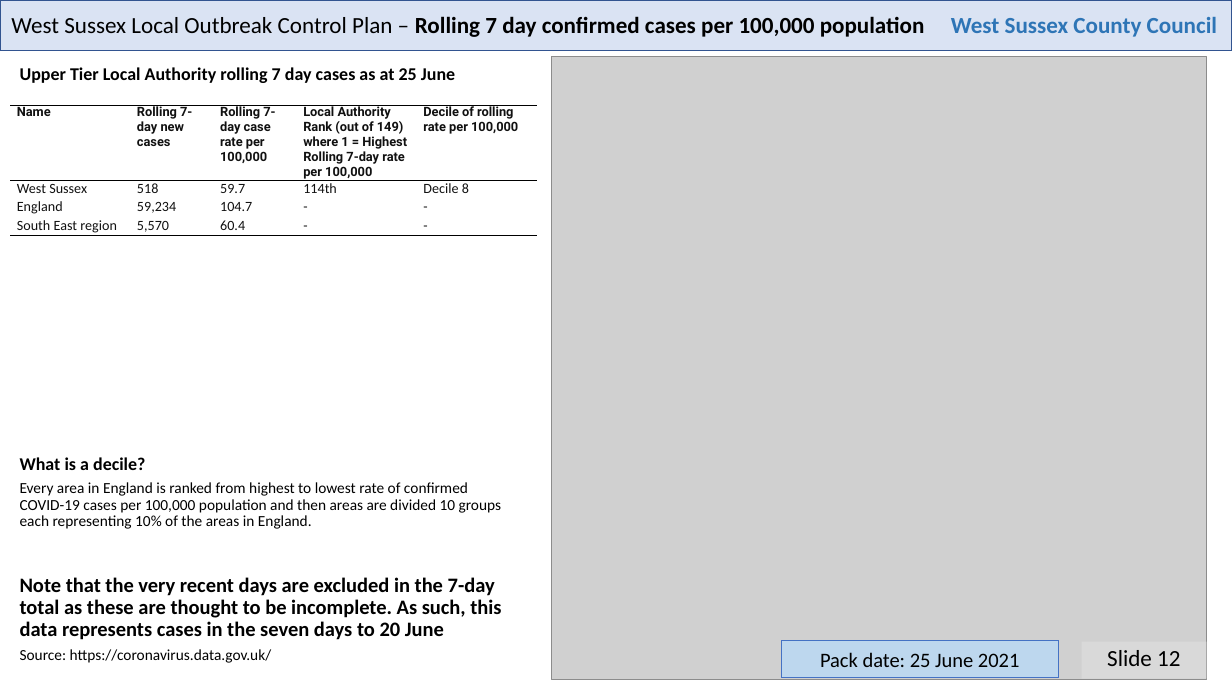
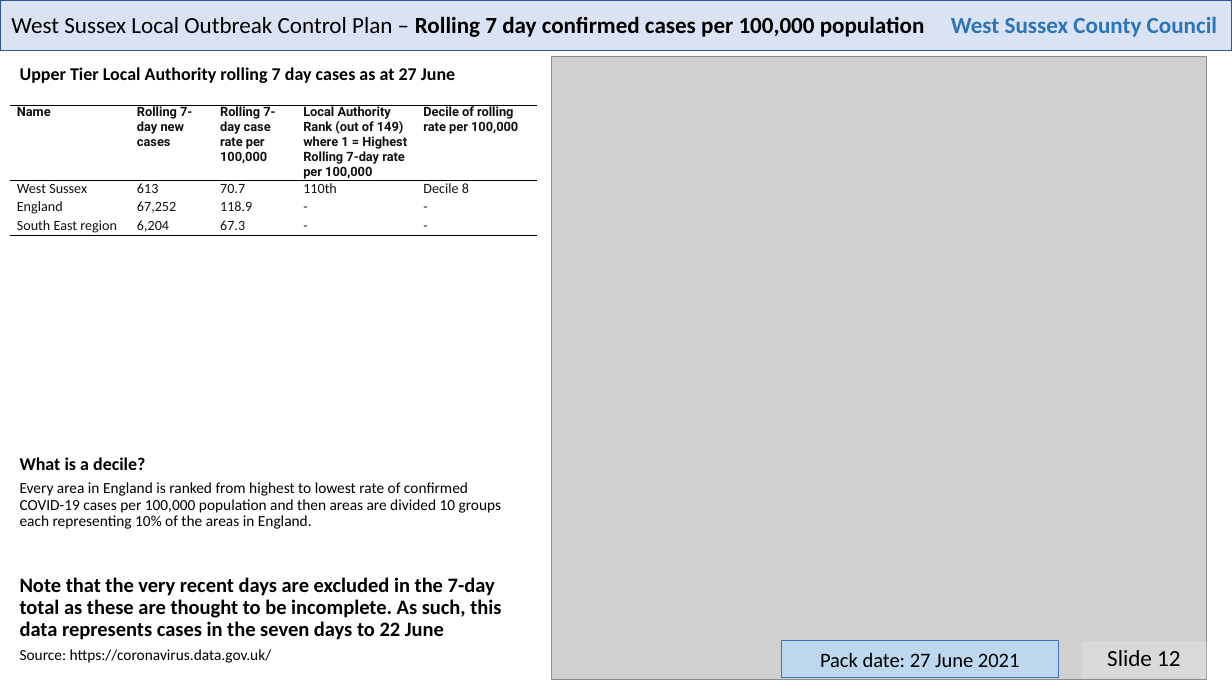
Before and after one commit to psychty/wsx_covid_datapack_public, a slide deck: slide 12 of Latest_West_Sussex_C19_slide_deck.pptx. Drawn at 1232x693 pixels with LibreOffice and Linux fonts; fonts in the diff are those of the drawing; grey boxes stand for pictures. Boxes give left, top, right and bottom in pixels: in the first picture for what was removed or moved away, otherwise in the second. Text is boxed around its words. In the diff, an @@ line names an element or a change of style, - is before the commit and + after.

Commit message:
Update 27 June

```diff
--- a/Latest_West_Sussex_C19_slide_deck.pptx
+++ b/Latest_West_Sussex_C19_slide_deck.pptx
@@ text at <box>20,67,455,83</box>: text changed @@
-Upper Tier Local Authority rolling 7 day cases as at 25 June
+Upper Tier Local Authority rolling 7 day cases as at 27 June
@@ table at <box>10,105,537,361</box> @@
-row 2: West Sussex | 518 | 59.7 | 114th | Decile 8
+row 2: West Sussex | 613 | 70.7 | 110th | Decile 8
-row 3, column 2: 59,234
+row 3, column 2: 67,252
-row 3, column 3: 104.7
+row 3, column 3: 118.9
-row 4, column 2: 5,570
+row 4, column 2: 6,204
-row 4, column 3: 60.4
+row 4, column 3: 67.3
@@ text at <box>20,577,501,640</box>: text changed @@
-Note that the very recent days are excluded in the 7-day total as these are thought to be incomplete. As such, this data represents cases in the seven days to 20 June
+Note that the very recent days are excluded in the 7-day total as these are thought to be incomplete. As such, this data represents cases in the seven days to 22 June
@@ text in rectangle at <box>820,652,1019,667</box>: text changed @@
-Pack date: 25 June 2021
+Pack date: 27 June 2021
```
Also in this commit, not shown: 21 other slides changed, 57 other files.
